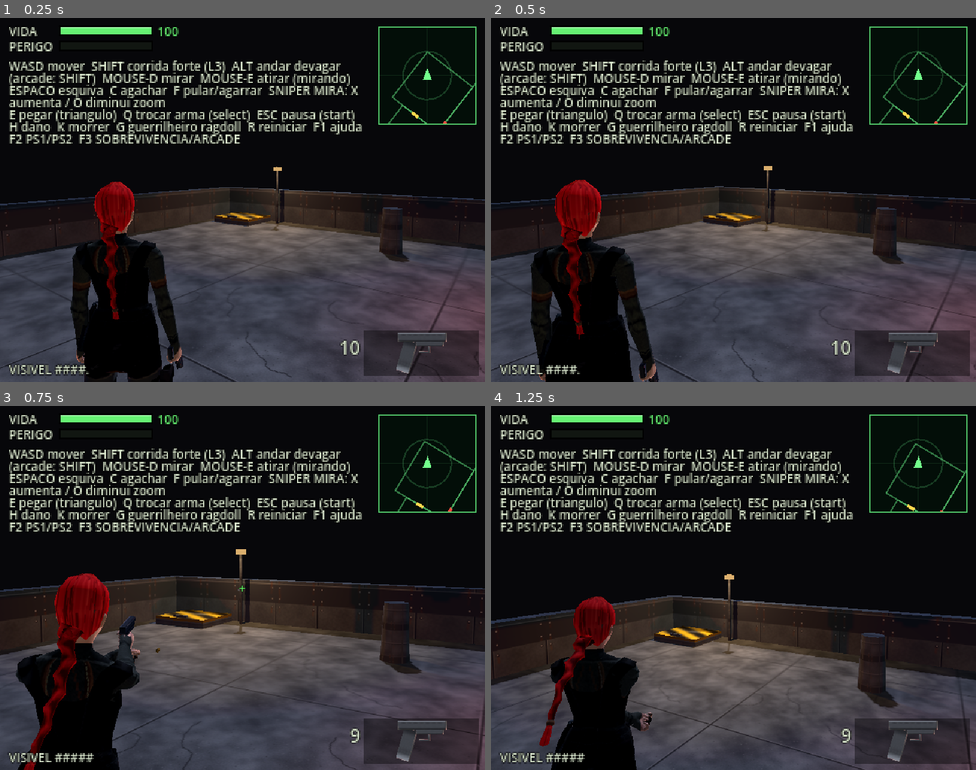
Above: before the commit, frames 1-4 (two rows, left to right).
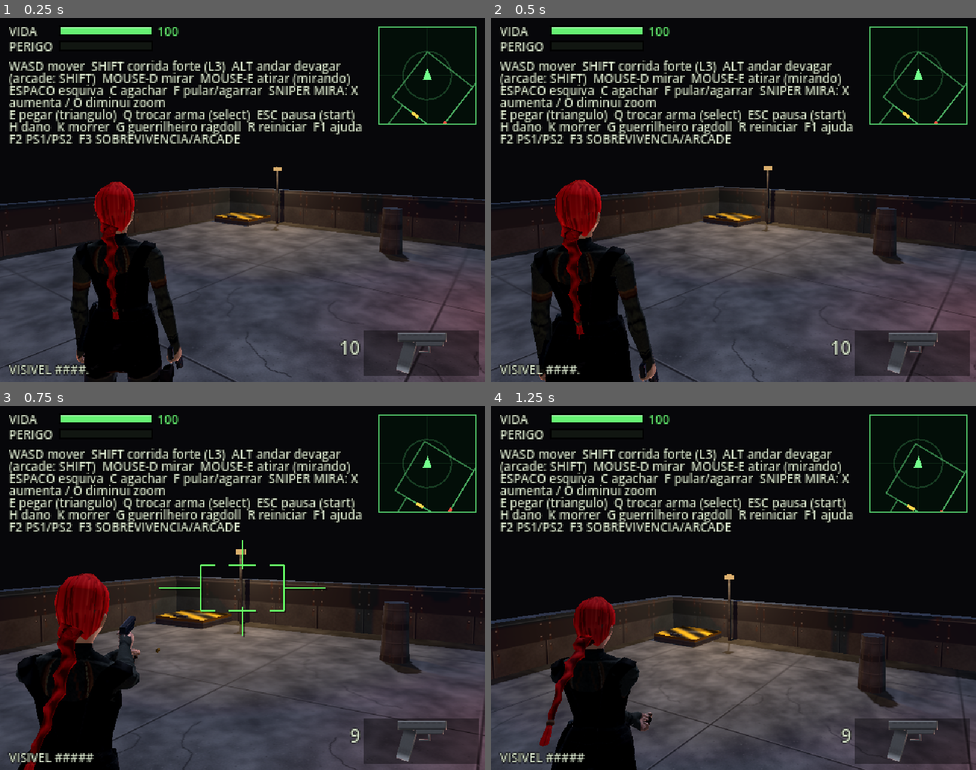
Above: after the commit, the same moments.

Repository: gutocastiglioni/crisisprotocol
Game: Godot game, scene res://scenes/main.tscn
Two runs of this game, one before a commit and one after it. Both use one fixed random seed, a clock stepped at 60 frames per second and the inputs below.
Inputs (mouse positions are in pixels of both pictures, inside the frame that each line leads up to):
- Up to frame 1 (0.25 s): no input
- Up to frame 2 (0.5 s): no input
- Up to frame 3 (0.75 s): tap Enter (ui_accept) at 0.5 s; move the mouse to (266, 588) at 0.52 s; hold W (move_forward) from 0.53 s (still down); hold Right mouse button (aim) from 0.53 s (still down); click (266, 588) at 0.67 s
- Up to frame 4 (1.25 s): keep holding W (move_forward); keep holding Right mouse button (aim); tap F (jump) at 0.77 s; tap C (crouch) at 0.8 s

Frames 1-2 are identical in both runs. In frame 3, 0.4% of the frame differs, in the area x 32-68%, y 36-64%; in frame 4, nothing differs.

Commit message:
feat(hud): mira do Syphon Filter que cresce com o alvo perto e abre com a dispersao
Cruz com retangulo no meio (colchetes nas laterais, tracinho no meio de cima e de baixo).
Tamanho = alvo de 0,4 m na distancia do ponto mirado + cone do proximo tiro
(Player.aim_spread: arma, tiros seguidos, andando), pela lente da camera.
Verde sem alvo, vermelha no inimigo, cinza bloqueada. Testes em hud_tests.gd.

Co-Authored-By: Claude Opus 5.5 <noreply@anthropic.com>

Diff:
--- /dev/null
+++ b/game/scripts/crosshair.gd
@@ -0,0 +1,99 @@
+class_name Crosshair
+extends Control
+## Mira de quando ela aponta a arma (jeito Syphon Filter): uma cruz com um retângulo no meio. O retângulo é feito de dois
+## colchetes "[ ]" nas laterais e um tracinho no meio da borda de cima e da de baixo; os braços da cruz saem do meio de
+## cada borda para fora (os verticais atravessam um pouco o tracinho) e crescem junto com o retângulo.
+## O tamanho é o que o tiro pode acertar visto da câmera: um alvo de TARGET_R m de raio na distância do ponto mirado
+## (perto = maior, longe = menor) mais o cone em que o próximo tiro sai (`Player.aim_spread`: a arma, os tiros seguidos
+## e andando), os dois projetados pela lente da câmera. O tamanho corre para o novo valor (SMOOTH), sem pular.
+## Cor: verde sem alvo, vermelha sobre um inimigo vivo, cinza se o tiro bate antes num obstáculo.
+## Camada sem escala do HUD (ancorada no centro da tela); `ui_scale` = altura da resolução interna / 240.
+
+const TARGET_R := 0.4  # m: meia altura do que o retângulo enquadra no ponto mirado (cabeça e tronco)
+const RATIO := 1.8  # largura / altura do retângulo
+const MIN_HALF := 5.0  # meia altura em unidades de 240
+const MAX_HALF := 28.0
+const NEAR := 0.5  # m: distância mínima da conta (o raio da câmera ignora o que está a menos de 2 m)
+const SMOOTH := 14.0  # por segundo
+# desenho, em frações da meia largura (w) / meia altura (h) do retângulo, medido na mira do Syphon Filter
+const SERIF := 0.35  # pé dos colchetes, para dentro (× w)
+const MID := 0.33  # meio tracinho de cima e de baixo (× w)
+const ARM_H := 1.0  # braço horizontal da cruz para fora (× w)
+const ARM_V := 1.1  # braço vertical para fora (× h)
+const ARM_IN := 0.15  # o braço vertical entra no retângulo, cruzando o tracinho (× h)
+const FREE := Color(0.4, 1.0, 0.4)
+const ON_TARGET := Color(1.0, 0.25, 0.2)
+const BLOCKED := Color(0.55, 0.55, 0.55)
+
+var player: Player
+var ui_scale := 2.0
+var half := 0.0  # meia altura agora (pixels da resolução interna)
+var goal := 0.0  # meia altura para onde corre
+var color := FREE
+
+
+func _init() -> void:
+	mouse_filter = Control.MOUSE_FILTER_IGNORE
+	set_anchors_preset(Control.PRESET_FULL_RECT)
+	visible = false
+
+
+## Distância focal da câmera em pixels da tela (a lente com KEEP_HEIGHT mede o fov na altura).
+static func focal(cam: Camera3D, screen: Vector2) -> float:
+	var span := screen.y if cam.keep_aspect == Camera3D.KEEP_HEIGHT else screen.x
+	return span * 0.5 / tan(deg_to_rad(cam.fov * 0.5))
+
+
+## Meia altura (pixels) do alvo de TARGET_R a `dist` m somado ao cone de `spread` graus, pela lente `f`.
+static func half_size(dist: float, spread: float, f: float) -> float:
+	return f * (TARGET_R / maxf(dist, NEAR) + tan(deg_to_rad(spread)))
+
+
+func update(delta: float, on: bool) -> void:
+	var was := visible
+	visible = on and player != null
+	if not visible:
+		return
+	var info: Dictionary = player.aim_target_info()
+	color = (BLOCKED if info.blocked else ON_TARGET) if info.has_target else FREE
+	var cam := player.camera_rig.camera
+	var at: Vector3
+	if info.has_target:
+		at = info.target_pos
+	else:
+		var skip: Array[RID] = [player.get_rid()]
+		skip.append_array(player.model.ragdoll.body_rids())
+		at = player.camera_rig.aim_point(skip)
+	var dist := cam.global_position.distance_to(at)
+	var f := focal(cam, get_viewport_rect().size)
+	goal = clampf(half_size(dist, player.aim_spread(), f), MIN_HALF * ui_scale, MAX_HALF * ui_scale)
+	half = goal if not was else lerpf(half, goal, 1.0 - exp(-SMOOTH * delta))
+	queue_redraw()
+
+
+func _draw() -> void:
+	var c := (size * 0.5).round()
+	var h := roundf(half)
+	var w := roundf(half * RATIO)
+	var line := maxf(1.0, roundf(ui_scale * 0.75))
+	var serif := roundf(w * SERIF)
+	var mid := roundf(w * MID)
+	var arm_h := roundf(w * ARM_H)
+	var arm_v := roundf(h * ARM_V)
+	var arm_in := maxf(line, roundf(h * ARM_IN))
+	var segs := [
+		# colchetes [ ]
+		[Vector2(-w, -h), Vector2(-w, h)], [Vector2(-w, -h), Vector2(-w + serif, -h)], [Vector2(-w, h), Vector2(-w + serif, h)],
+		[Vector2(w, -h), Vector2(w, h)], [Vector2(w, -h), Vector2(w - serif, -h)], [Vector2(w, h), Vector2(w - serif, h)],
+		# tracinhos no meio de cima e de baixo
+		[Vector2(-mid, -h), Vector2(mid, -h)], [Vector2(-mid, h), Vector2(mid, h)],
+		# braços da cruz
+		[Vector2(0, -h - arm_v), Vector2(0, -h + arm_in)], [Vector2(0, h - arm_in), Vector2(0, h + arm_v)],
+		[Vector2(-w - arm_h, 0), Vector2(-w, 0)], [Vector2(w, 0), Vector2(w + arm_h, 0)],
+	]
+	# sombra um pixel abaixo/à direita: a mira não some no chão claro nem no céu
+	for pass_i in 2:
+		var o := c + (Vector2(line, line) if pass_i == 0 else Vector2.ZERO)
+		var col := Color(0, 0, 0, 0.45) if pass_i == 0 else color
+		for sg: Array in segs:
+			draw_line(o + sg[0], o + sg[1], col, line)
--- a/game/scripts/main.gd
+++ b/game/scripts/main.gd
@@ -101,7 +101,7 @@
 var _headshot_t := 0.0
 var _prompt: Control
 var _prompt_text: Label
-var _crosshair: Label
+var _crosshair: Crosshair
 var _capture := ""
 var _shot := "idle"
 var _t := 0.0
@@ -338,14 +338,9 @@
 	var cross_layer := CanvasLayer.new()
 	cross_layer.layer = 1
 	add_child(cross_layer)
-	_crosshair = _label(cross_layer, "+", Vector2.ZERO)
-	_crosshair.set_anchors_and_offsets_preset(Control.PRESET_CENTER)
-	_crosshair.horizontal_alignment = HORIZONTAL_ALIGNMENT_CENTER
-	_crosshair.vertical_alignment = VERTICAL_ALIGNMENT_CENTER
-	_crosshair.grow_horizontal = Control.GROW_DIRECTION_BOTH
-	_crosshair.grow_vertical = Control.GROW_DIRECTION_BOTH
-	_crosshair.add_theme_color_override("font_color", Color(0.4, 1.0, 0.4))
-	_crosshair.visible = false
+	_crosshair = Crosshair.new()
+	_crosshair.player = player
+	cross_layer.add_child(_crosshair)
 	# no topo, logo abaixo da vida e do perigo: embaixo ficava por cima das pernas dela em telas 4:3
 	_hud_help = _label(layer, HELP, Vector2(6, 26))
 	_hud_help.autowrap_mode = TextServer.AUTOWRAP_WORD_SMART  # quebra antes do radar (largura em _process)
@@ -553,7 +548,7 @@
 	# o HUD foi feito para 320x240: na resolução maior é ampliado para manter o tamanho na tela
 	var k := float(Gfx.RES[m].y) / 240.0
 	_hud.scale = Vector2(k, k)
-	_crosshair.add_theme_font_size_override("font_size", int(8 * k))
+	_crosshair.ui_scale = k
 	if inspect:
 		inspect.set_ui_scale(k)
 	if pause_menu:
@@ -774,16 +769,7 @@
 	if _crosshair == null:
 		return
 	var in_sniper := player.is_sniper_zoomed()
-	_crosshair.visible = player.aiming and player.model.is_aimed() and not in_sniper
-	if _crosshair.visible:
-		var aim_info: Dictionary = player.aim_target_info()
-		if aim_info.has_target:
-			if aim_info.blocked:
-				_crosshair.add_theme_color_override("font_color", Color(0.55, 0.55, 0.55))
-			else:
-				_crosshair.add_theme_color_override("font_color", Color(1.0, 0.25, 0.2))
-		else:
-			_crosshair.add_theme_color_override("font_color", Color(0.4, 1.0, 0.4))
+	_crosshair.update(delta, player.aiming and player.model.is_aimed() and not in_sniper)
 	if sniper_scope:
 		var aim_pt := player.camera_rig.aim_point([player.get_rid()])
 		var dist := player.camera_rig.camera.global_position.distance_to(aim_pt)
--- a/game/scripts/player.gd
+++ b/game/scripts/player.gd
@@ -703,8 +703,7 @@
 	var exclude: Array[RID] = [get_rid()]
 	exclude.append_array(model.ragdoll.body_rids())
 	var space := get_world_3d().direct_space_state
-	var moving := Vector2(velocity.x, velocity.z).length() > 0.5
-	var cone := float(stats.spread) + _bloom + (float(stats.move_spread) if moving else 0.0)
+	var cone := aim_spread(stats)
 	_bloom = minf(_bloom + float(stats.bloom), float(stats.max_spread))
 	# dano somado por alvo (os chumbos da escopeta acertam juntos: uma reação só)
 	var hits := {}
@@ -735,6 +734,14 @@
 				headshot.emit(who)
 			else:
 				who.take_hit(h.damage, h.dir, h.at)
+
+
+## Abertura (graus) do cone em que o próximo tiro sai: a da arma + a dos tiros seguidos + andando. A mira (Crosshair) mostra.
+func aim_spread(stats: Dictionary = {}) -> float:
+	if stats.is_empty():
+		stats = weapon_stats(weapon())
+	var moving := Vector2(velocity.x, velocity.z).length() > 0.5
+	return float(stats.spread) + _bloom + (float(stats.move_spread) if moving else 0.0)
 
 
 ## Direção aleatória num cone de `degrees` em volta de `dir` (distribuição uniforme no disco).
--- a/game/tests/hud_tests.gd
+++ b/game/tests/hud_tests.gd
@@ -17,6 +17,7 @@
 	await test_all_weapons()
 	await test_radar_all_enemies()
 	await test_threat_special_cases()
+	await test_crosshair()
 
 
 ## Soldado parado (sem processar: não atira) na frente dela, a `dist` m, já em combate.
@@ -455,3 +456,59 @@
 	r.global_position = Vector3(-2, 0, 0)
 	r.state = "bite"
 	t.check(r.threat() == 1.0, "perigo: raptor mordendo ao alcance = certo", str(r.threat()))
+
+
+## Mira (Crosshair): retângulo maior com o alvo perto, menor longe, abre com a dispersão (tiros seguidos do M16),
+## vermelha sobre o alvo, corre para o tamanho novo sem pular e some sem mirar.
+func test_crosshair() -> void:
+	var f := 300.0
+	t.check(Crosshair.half_size(2.0, 0.0, f) > Crosshair.half_size(10.0, 0.0, f), "mira: perto = maior que longe")
+	t.check(Crosshair.half_size(10.0, 3.0, f) > Crosshair.half_size(10.0, 0.0, f), "mira: dispersão abre a mira")
+	var w: Node3D = await t._fresh_world()
+	var p: Player = t._spawn_player(w, Vector3(0, 0, 4))
+	var d := TargetDummy.new()
+	d.position = Vector3(0, 0, 1)  # 3 m à frente dela
+	w.add_child(d)
+	var cross := Crosshair.new()
+	cross.player = p
+	cross.ui_scale = 2.0
+	w.add_child(cross)
+	await t._frames(10)
+	Input.action_press("aim")
+	await t._frames(30)
+	var chest := func() -> Vector3: return d.global_position + Vector3.UP * 1.2
+	p.camera_rig.look_at_point(chest.call())
+	await t._frames(2)
+	cross.update(0.016, true)
+	var near := cross.goal
+	t.check(cross.visible and cross.color == Crosshair.ON_TARGET, "mira: sobre o alvo = vermelha", str(cross.color))
+	d.global_position = Vector3(0, 0, -11)  # 15 m
+	p.camera_rig.look_at_point(chest.call())
+	await t._frames(2)
+	cross.update(0.016, true)
+	var far := cross.goal
+	t.check(near > far * 2.0, "mira: alvo a 3 m bem maior que a 15 m", "%.1f %.1f" % [near, far])
+	t.check(cross.half > far and cross.half < near, "mira: corre para o tamanho novo sem pular", "%.1f" % cross.half)
+	cross.update(1.0, true)
+	t.check(is_equal_approx(cross.half, cross.goal), "mira: chega ao tamanho", "%.1f %.1f" % [cross.half, cross.goal])
+	# M16 atirando seguido: a dispersão sobe e a mira abre
+	p.model.set_weapon("m16")
+	var calm := cross.goal
+	for i in 3:
+		p.camera_rig.look_at_point(chest.call())
+		p.fire()
+		await t._frames(int(p.weapon_stats("m16").cooldown * 60) + 1)
+	cross.update(0.016, true)
+	t.check(p.aim_spread() > 0.0 and cross.goal > calm, "mira: rajada do M16 abre a mira", "%.2f° %.1f %.1f" % [p.aim_spread(), calm, cross.goal])
+	await t._frames(120)  # a dispersão volta
+	cross.update(0.016, true)
+	t.check(p.aim_spread() == 0.0 and absf(cross.goal - calm) < calm * 0.05, "mira: parou de atirar, fecha de novo", "%.1f %.1f" % [calm, cross.goal])
+	# mirando o nada (céu): verde, no mínimo
+	p.camera_rig.look_at_point(p.global_position + Vector3(0, 40, -5))
+	await t._frames(2)
+	cross.update(0.016, true)
+	t.check(cross.color == Crosshair.FREE and cross.goal < near * 0.5 and cross.goal >= Crosshair.MIN_HALF * cross.ui_scale, "mira: sem alvo e longe = verde e pequena", "%.1f %.1f" % [cross.goal, near])
+	Input.action_release("aim")
+	p.model.set_weapon("pistol")
+	cross.update(0.016, false)
+	t.check(not cross.visible, "mira: soltou o botão, some")
Not shown, added: game/scripts/crosshair.gd.uid
Not shown, changed: CLAUDE.md
